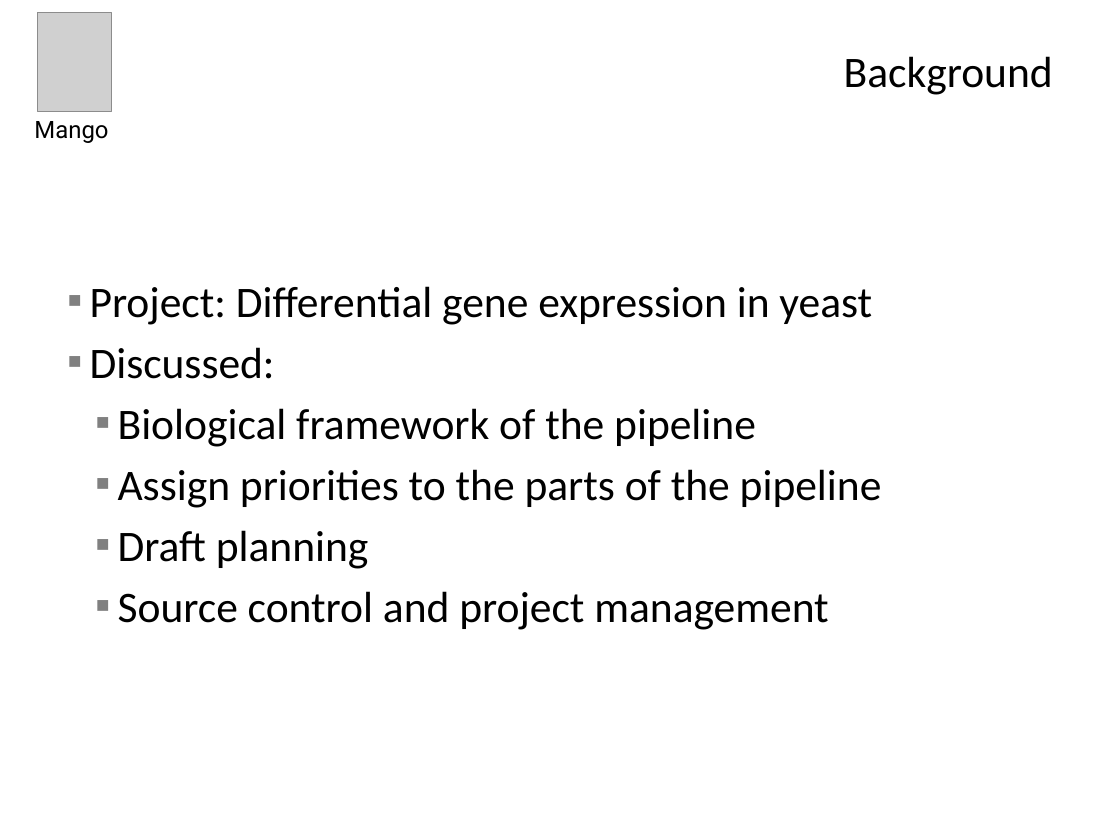
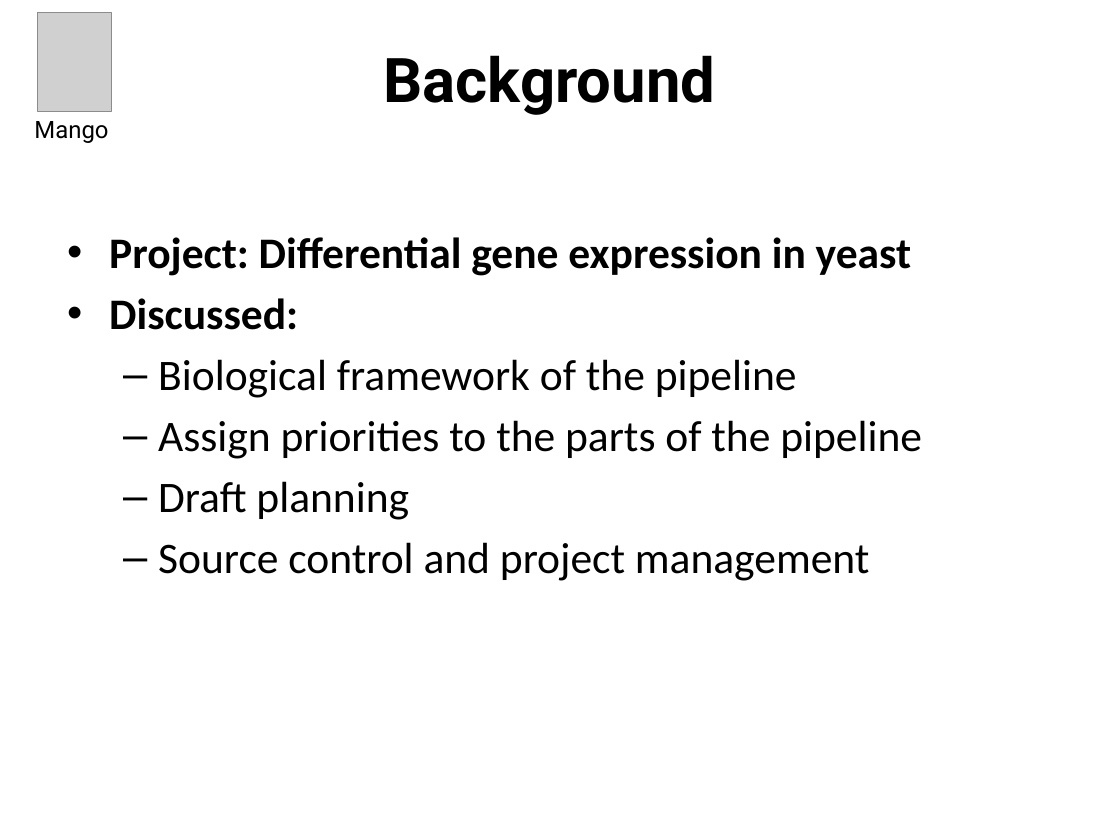
Before and after one commit to Bioinformatics-Mango/Bioinformatics, a slide deck: slide 3 of Presentations/Projectplan - planning and progress.pptx. Drawn at 1120x840 pixels with LibreOffice and Linux fonts; fonts in the diff are those of the drawing; grey boxes stand for pictures; background and template pictures are left out. Boxes give left, top, right and bottom in pixels: in the first picture for what was removed or moved away, otherwise in the second. Text is boxed around its words. In the diff, an @@ line names an element or a change of style, - is before the commit and + after.

Commit message:
Second draft project plan
Changed frontpage and overal styling

```diff
--- a/Presentations/Projectplan - planning and progress.pptx
+++ b/Presentations/Projectplan - planning and progress.pptx
@@ title "Background": place and size @@
-title "Background" at [844, 56, 1053, 95]
+title "Background" at [383, 55, 715, 115]
@@ title "Background" at [383, 55, 715, 115]: size 28 to 39.6 pt, font Calibri to Roboto, bold on; alignment right to centre @@
@@ text "Project: Differential gene expression in ...": place and size @@
-text "Project: Differential gene expression in ..." at [90, 286, 882, 630]
+text "Project: Differential gene expression in ..." at [109, 237, 922, 581]
@@ text "Project: Differential gene expression in ..." at [109, 237, 922, 581]: bold on in "Project: Differential gene expression in yeast", "Discussed:"; bullet ▪ to •; bullet ▪ to –; vertical alignment middle to top @@
```
Also in this commit, not shown: 9 other slides changed.
